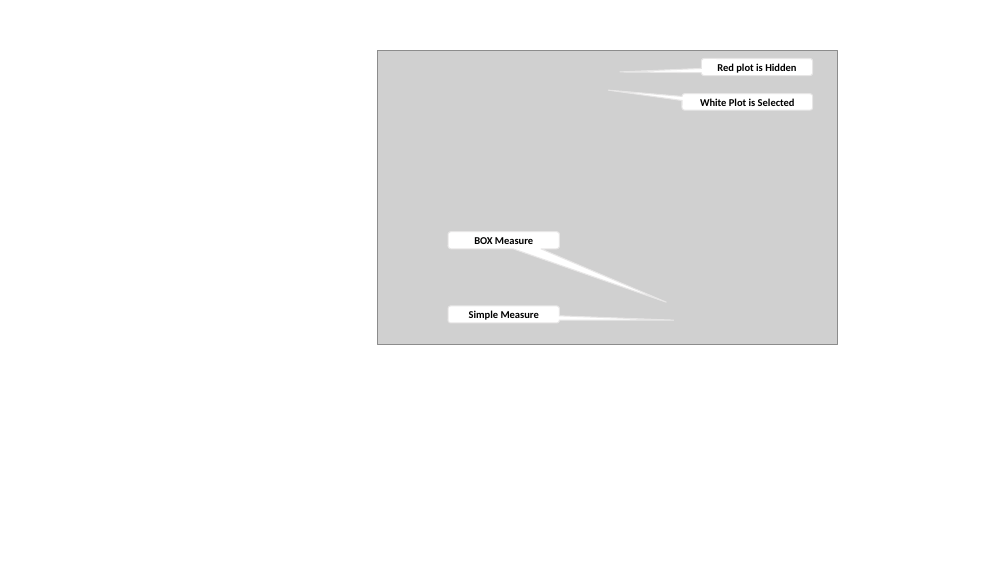
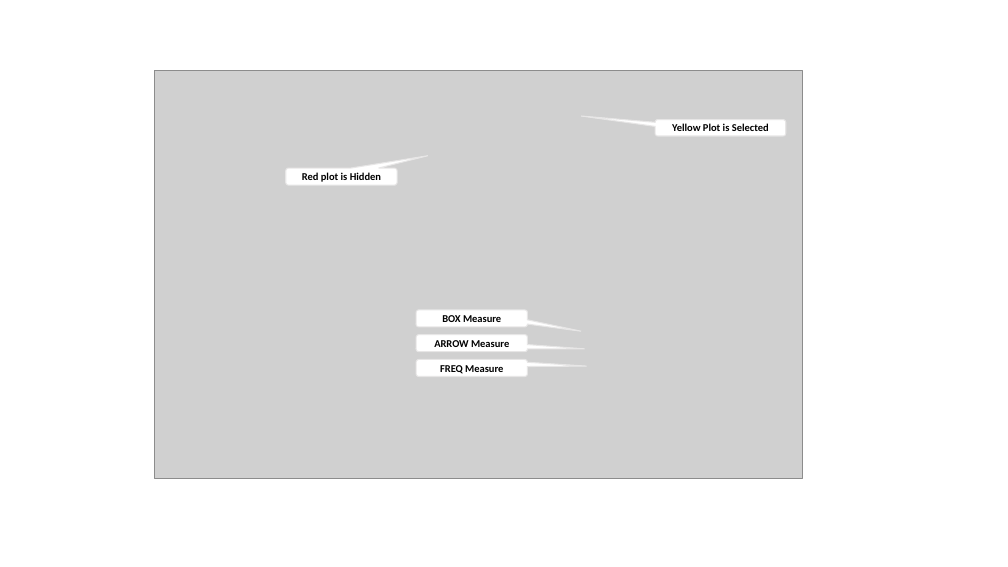
Before and after one commit to devlabnet/YASP, a slide deck: slide 6 of doc/images.pptx. Drawn at 1008x567 pixels with LibreOffice and Linux fonts; fonts in the diff are those of the drawing; grey boxes stand for pictures. Boxes give left, top, right and bottom in pixels: in the first picture for what was removed or moved away, otherwise in the second. Text is boxed around its words. In the diff, an @@ line names an element or a change of style, - is before the commit and + after.

```diff
--- a/doc/images.pptx
+++ b/doc/images.pptx
@@ picture: place and size @@
-picture at <box>377,50,838,345</box>
+picture at <box>155,70,803,479</box>
@@ rounded speech box "Yellow Plot is Selected": place and size @@
-rounded speech box "Yellow Plot is Selected" at <box>682,94,813,110</box>
+rounded speech box "Yellow Plot is Selected" at <box>656,119,786,136</box>
@@ text in rounded speech box at <box>672,123,769,131</box>: text changed @@
-White Plot is Selected
+Yellow Plot is Selected
@@ rounded speech box "Red plot is Hidden": place and size @@
-rounded speech box "Red plot is Hidden" at <box>702,58,813,76</box>
+rounded speech box "Red plot is Hidden" at <box>286,168,397,185</box>
@@ rounded speech box "BOX Measure": place and size @@
-rounded speech box "BOX Measure" at <box>448,232,560,250</box>
+rounded speech box "BOX Measure" at <box>416,310,527,327</box>
@@ proportions changed in 3 elements at <box>416,310,527,327</box>, <box>286,168,397,185</box>, <box>416,359,527,377</box> @@
@@ rounded speech box "FREQ Measure": place and size @@
-rounded speech box "FREQ Measure" at <box>448,306,560,324</box>
+rounded speech box "FREQ Measure" at <box>416,359,527,377</box>
@@ rounded speech box added at <box>416,335,527,352</box>, fill #FFFFFF, outline #E7E6E6 1 pt, 10 pt, text #000000, bold @@
+ARROW Measure
@@ text in rounded speech box at <box>440,365,503,374</box>: text changed @@
-Simple Measure
+FREQ Measure
```
Also in this commit, not shown: 4 other slides changed, 3 slides added, 26 other files.
